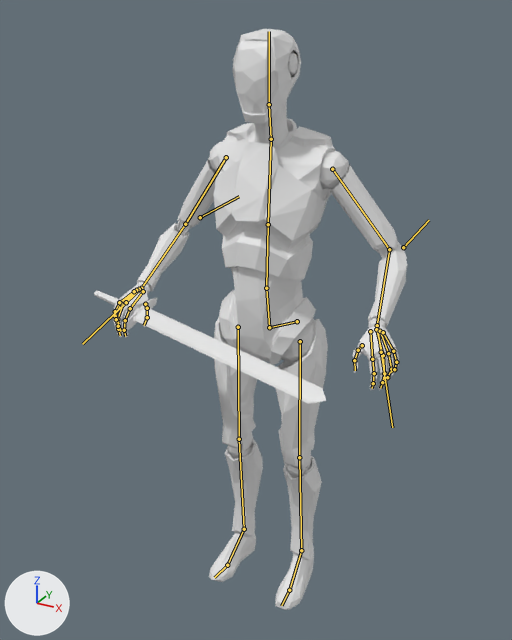
A saved change to the Blender file AnimatorLogic/Models/UnitySpacats/Animations/WeaponAttacks.blend.
Before and after are seen from a 50 mm lens placed at (0.902, -1.741, 1.808), pointed at (0.064, -0.218, 1.047). The axes (+X, +Y, +Z) are drawn at lower left. The lights are the same throughout. The first picture is the older version. Both versions are drawn at frame 1 of the action 'ArmatureAction'; the numbers are the values there. The bones that bend it are drawn over the model as lines.

Names of what the first picture shows: '2HSword_armature', 'Mesh'.
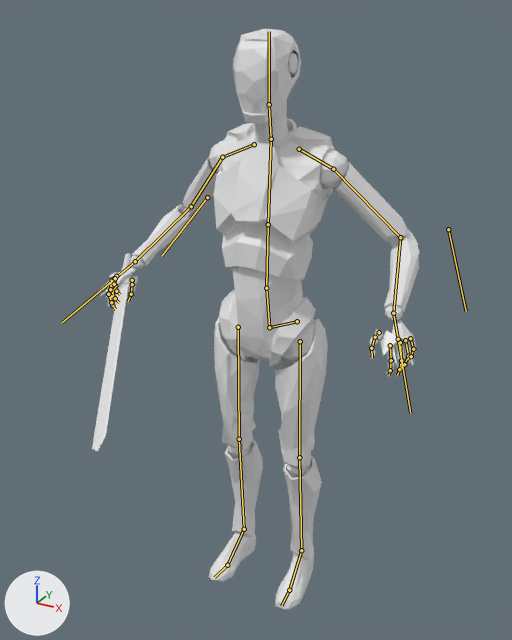
Pixel boxes [x1, y1, x2, y2] of what changed, in the pictures (512 x 640 px):
```json
{"object": "Mesh", "change": "posed", "before": [113, 29, 407, 610], "after": [97, 29, 419, 610], "on screen": "9% wider"}
{"object": "2HSword_armature", "change": "posed", "before": [94, 290, 326, 404], "after": [92, 253, 138, 452], "on screen": "80% narrower, 74% taller"}
{"bone": "HandIK.L", "before": "(381, 352) to (392, 427)", "after": "(398, 339) to (410, 413)"}
{"bone": "HandIK.R", "before": "(126, 302) to (82, 344)", "after": "(115, 278) to (62, 322)"}
{"bone": "ElbowFacing.L", "before": "(403, 247) to (429, 220)", "after": "(448, 229) to (466, 311)"}
{"bone": "ElbowFacing.R", "before": "(200, 217) to (239, 196)", "after": "(207, 197) to (161, 256)"}
```

Scene script edits in JSON lines:
```json
{"block": "bone_handik_l", "where": "bone_handik_l = bpy.data.objects['Armature'].pose.bones['HandIK.L']"}
{"op": "set", "path": "bone_handik_l.location", "old": "(0.043, 0.031, 0.026)", "new": "(0.004, 0.003, 0.0)"}
{"block": "bone_handik_r", "where": "bone_handik_r = bpy.data.objects['Armature'].pose.bones['HandIK.R']"}
{"op": "set", "path": "bone_handik_r.location", "old": "(-0.096, 0.033, 0.105)", "new": "(-0.002, 0.003, 0.001)"}
{"op": "set", "path": "bone_handik_r.rotation_quaternion", "old": "(0.949, 0.298, -0.097, 0.04)", "new": "(1.0, 0.011, -0.004, 0.0)", "note": "degrees (35, -12, 1) -> degrees (1, -1, 0)"}
{"block": "bone_elbowfacing_l", "where": "bone_elbowfacing_l = bpy.data.objects['Armature'].pose.bones['ElbowFacing.L']"}
{"op": "set", "path": "bone_elbowfacing_l.location", "old": "(0.044, 0.121, 0.176)", "new": "(0.001, 0.008, 0.01)"}
{"op": "set", "path": "bone_elbowfacing_l.rotation_quaternion", "old": "(0.324, -0.803, 0.142, -0.48)", "new": "(0.93, -0.084, 0.015, -0.05)", "note": "degrees (-117, -43, -47) -> degrees (-10, 1, -6)"}
{"block": "bone_elbowfacing_r", "where": "bone_elbowfacing_r = bpy.data.objects['Armature'].pose.bones['ElbowFacing.R']"}
{"op": "set", "path": "bone_elbowfacing_r.location", "old": "(-0.063, 0.112, 0.186)", "new": "(-0.007, 0.005, 0.001)"}
{"op": "set", "path": "bone_elbowfacing_r.rotation_quaternion", "old": "(0.32, -0.753, -0.19, 0.542)", "new": "(0.942, -0.078, -0.002, 0.056)", "note": "degrees (-107, 44, 62) -> degrees (-9, 0, 7)"}
```
